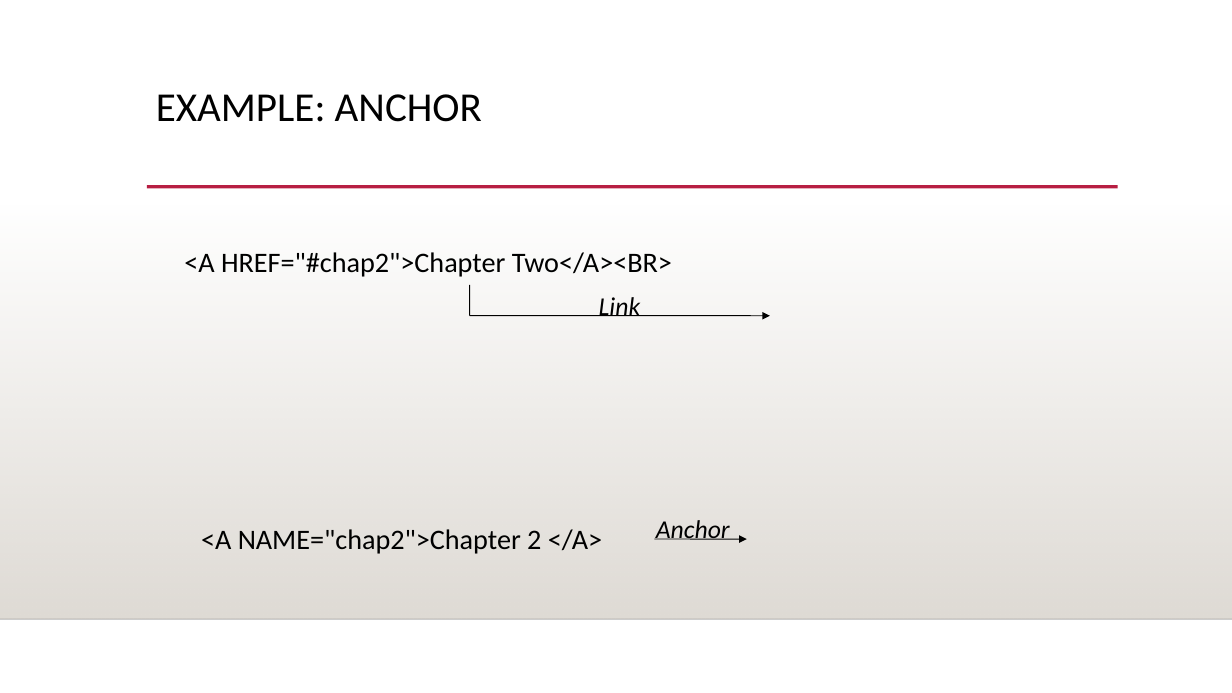
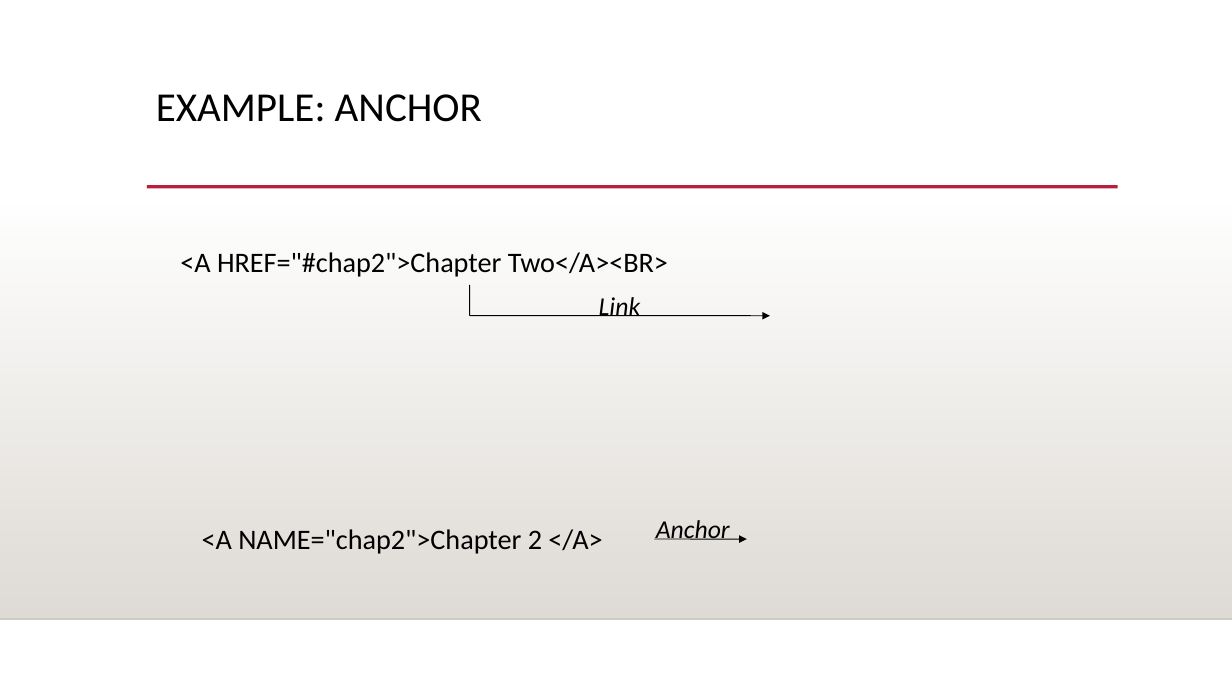
Before and after one commit to shubh2912/HTML_StudyMaterial, a slide deck: slide 29 of HTML_Basics.ppt. Drawn at 1232x693 pixels with LibreOffice and Linux fonts; fonts in the diff are those of the drawing; background and template pictures are left out. Boxes give left, top, right and bottom in pixels: in the first picture for what was removed or moved away, otherwise in the second. Text is boxed around its words. In the diff, an @@ line names an element or a change of style, - is before the commit and + after.

```diff
--- a/HTML_Basics.ppt
+++ b/HTML_Basics.ppt
@@ text "<A HREF="#chap2">Chapter Two</A><BR>": place and size @@
-text "<A HREF="#chap2">Chapter Two</A><BR>" at box(184, 252, 672, 277)
+text "<A HREF="#chap2">Chapter Two</A><BR>" at box(180, 252, 668, 277)
```
Also in this commit, not shown: 4 other slides changed.
